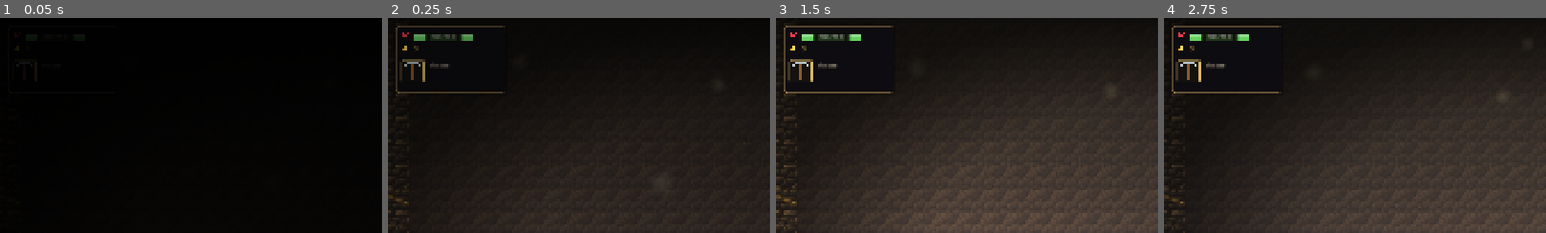
Above: before the commit, frames 1-4 (left to right).
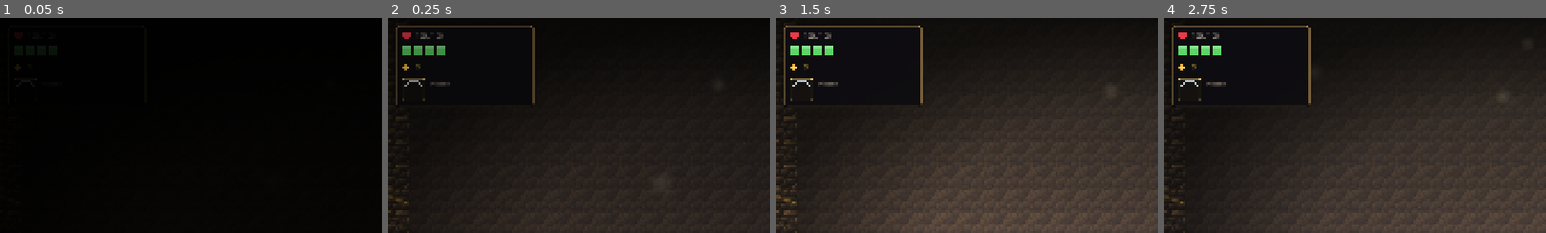
Above: after the commit, the same moments.

Repository: dlepi24/dungeon-delve
Game: Godot game, scene res://src/rooms/delve_run.tscn
Same seed, same stepped clock (60 frames per second), same inputs: the game is played once before the commit and once after it. This scene is started directly instead of the project's main scene.
Inputs (mouse positions are % of the whole screen's width and height, from its top left):
- Up to frame 1 (0.05 s): no input
- Up to frame 2 (0.25 s): no input
- Up to frame 3 (1.5 s): tap Enter (ui_accept) at 0.5 s; move the mouse to (72, 45) at 0.52 s; hold D (move_right) 0.53-1.25 s; click (72, 45) at 0.6 s; tap Space (jump) at 0.77 s; drag from (30, 55) to (37, 79) at 1.27 s
- Up to frame 4 (2.75 s): move the mouse to (60, 28) at 2.02 s; hold D (move_right) from 2.03 s (still down); tap 2 (consumable_2) at 2.1 s
The pictures show only the part of the screen within x 0-50%, y 0-50%; the shares and areas given below are measured in that part.

The runs differ from the first frame. In frame 2, 2.0% of the frame differs, in the area x 2-39%, y 3-41%; in frame 3, 2.2%; in frame 4, 2.2%.

Commit message:
Chunky segmented health bar (beat-em-up style)
Dustin: the bar needed to be much bigger, glance-readable, and grow with max
health like Streets of Rage / TMNT. health_bar.gd v5 draws the player bar as
a row of big cells — one per 25 HP — so a max-health boon adds whole cells and
the bar visibly grows; filled cells colour-shift green->red with total health,
a hit leaves a drain sliver, low health pulses. Enemy overhead bars keep the
thin continuous draw (segment_hp 0). HUD reflowed: heart + number on top, the
big bar on its own row, panel widened. Verified in-browser (4 green cells at
100/100). Cell size is exported for further tuning.

Co-Authored-By: Claude Fable 5 <noreply@anthropic.com>

Diff:
--- a/src/ui/health_bar.gd
+++ b/src/ui/health_bar.gd
@@ -1,45 +1,49 @@
 class_name HealthBar
 extends Node2D
-## v4: segmented, colour-shifting health gauge. Player HUD and enemy overhead
-## bars share it.
+## v5: a chunky SEGMENTED gauge for the player (beat-em-up style — Streets of
+## Rage / TMNT), and the thin continuous bar for enemy overhead health.
 ##
-## Three readability layers, cheapest first:
-##  - COLOUR is the glance read: the fill lerps green -> yellow -> orange ->
-##    red as health falls, so "am I in trouble" needs zero arithmetic.
-##  - SEGMENTS are the count read: one notch per segment_hp makes "two chunks
-##    left" legible mid-fight. Enemy bars keep segment_hp = 0 and stay clean.
-##  - The DRAIN is the event read: a dark-red bar chases the fill at
-##    drain_speed, so the size of the last hit is visible as a sliver.
+## PLAYER MODE (segment_hp > 0): the bar is a ROW OF BIG CELLS, one per
+## segment_hp. A max-health boon adds whole cells, so the bar visibly GROWS —
+## "I have more health now" reads at a glance without a number. Filled cells
+## take the health colour (green -> yellow -> orange -> red with total health);
+## a hit leaves a dim drain sliver in the cell it emptied; below low_pulse_below
+## the fill pulses. Drawn left-aligned so it grows to the right.
 ##
-## v4 draws everything itself in _draw() — the ColorRect children the old
-## .tscn carries are freed on ready, so the scene file needs no edit.
+## ENEMY MODE (segment_hp == 0): the old thin, centred bar. Unchanged.
+##
+## v5 draws everything in _draw(); the ColorRect children the old .tscn carries
+## are freed on ready, so the scene file needs no edit.
 
 @export var bar_size: Vector2 = Vector2(46, 6)
 @export var drain_colour: Color = Color(0.66, 0.13, 0.10)
 @export var background_colour: Color = Color(0.06, 0.05, 0.04, 0.9)
 @export var border_colour: Color = Color(0.09, 0.07, 0.05, 0.95)
 @export var border_width: float = 2.0
-## The one-pixel light lip along the top of the fill.
+## The light lip along the top of the fill — reads the cell as a lit surface.
 @export var highlight_colour: Color = Color(1, 1, 1, 0.28)
 ## How fast the drain bar catches up, in ratio per second.
 @export var drain_speed: float = 0.9
 @export var hide_when_full: bool = true
-## HP per segment notch. 0 = no notches (the tiny enemy bars). The player HUD
-## sets 25.0, so a max-health boon visibly adds notches.
+## HP per cell. 0 = the thin enemy bar (no cells). The player HUD sets 25.
 @export var segment_hp: float = 0.0
-## Owner keeps this current when segment_hp > 0 (hud.gd, every frame).
+## Owner keeps this current when segment_hp > 0 (hud.gd, every frame) so a
+## max-health boon adds cells live.
 @export var max_health: float = 100.0
 ## Below this ratio the fill pulses. 0 disables (enemy bars).
 @export var low_pulse_below: float = 0.0
+## One chunky cell, player mode. Big on purpose — glance readability.
+@export var cell_size: Vector2 = Vector2(24, 26)
+@export var cell_gap: float = 4.0
 
-## Colour stops, (ratio, colour), low to high. Piecewise-lerped; the greens
-## hold a plateau at the top so full-ish health doesn't read as "damaged".
+## Colour stops, (ratio, colour), low to high. The greens hold a plateau at the
+## top so full-ish health doesn't read as "damaged".
 const STOPS: Array = [
-	[0.00, Color(0.80, 0.16, 0.12)],
-	[0.30, Color(0.90, 0.45, 0.12)],
-	[0.55, Color(0.93, 0.79, 0.22)],
-	[0.80, Color(0.55, 0.80, 0.30)],
-	[1.00, Color(0.40, 0.82, 0.38)],
+	[0.00, Color(0.82, 0.17, 0.13)],
+	[0.30, Color(0.92, 0.46, 0.13)],
+	[0.55, Color(0.95, 0.80, 0.24)],
+	[0.80, Color(0.50, 0.82, 0.32)],
+	[1.00, Color(0.36, 0.84, 0.40)],
 ]
 
 var _ratio: float = 1.0
@@ -48,7 +52,6 @@
 
 
 func _ready() -> void:
-	# The old scene's Background/Drain/Fill ColorRects are obsolete.
 	for child: Node in get_children():
 		child.queue_free()
 	_apply_visibility()
@@ -57,9 +60,7 @@
 
 func set_ratio(value: float) -> void:
 	_ratio = clampf(value, 0.0, 1.0)
-	# Healing snaps both, or the drain would sit below the fill and read as
-	# damage.
-	if _ratio > _drain:
+	if _ratio > _drain:  # healing snaps both, or the drain reads as damage
 		_drain = _ratio
 	_apply_visibility()
 	queue_redraw()
@@ -89,7 +90,50 @@
 	return STOPS[-1][1]
 
 
+## Total drawn width of the player bar (cells + gaps), so the HUD can lay out
+## whatever sits to the right of it.
+func segmented_width() -> float:
+	var count: int = maxi(1, roundi(max_health / maxf(1.0, segment_hp)))
+	return float(count) * cell_size.x + float(count - 1) * cell_gap
+
+
 func _draw() -> void:
+	if segment_hp > 0.0:
+		_draw_segmented()
+	else:
+		_draw_continuous()
+
+
+## The beat-em-up bar: N big cells growing right from the origin. Each cell is
+## framed, empty-dark, then filled from the left by that cell's share of health.
+func _draw_segmented() -> void:
+	var count: int = maxi(1, roundi(max_health / maxf(1.0, segment_hp)))
+	var cw: float = cell_size.x
+	var ch: float = cell_size.y
+	var fill: Color = health_colour(_ratio)
+	if low_pulse_below > 0.0 and _ratio <= low_pulse_below:
+		fill = fill.lightened(0.16 + 0.16 * sin(_pulse_t))
+	for i: int in count:
+		var x: float = float(i) * (cw + cell_gap)
+		# Frame, then recessed empty cell.
+		if border_width > 0.0:
+			draw_rect(Rect2(x - border_width, -border_width,
+					cw + border_width * 2.0, ch + border_width * 2.0), border_colour)
+		draw_rect(Rect2(x, 0.0, cw, ch), background_colour)
+		# This cell's slice of the 0..1 range.
+		var lo: float = float(i) / float(count)
+		var span: float = 1.0 / float(count)
+		var drain_frac: float = clampf((_drain - lo) / span, 0.0, 1.0)
+		if drain_frac > 0.0:
+			draw_rect(Rect2(x, 0.0, cw * drain_frac, ch), drain_colour)
+		var fill_frac: float = clampf((_ratio - lo) / span, 0.0, 1.0)
+		if fill_frac > 0.0:
+			draw_rect(Rect2(x, 0.0, cw * fill_frac, ch), fill)
+			draw_rect(Rect2(x, 0.0, cw * fill_frac, maxf(2.0, ch * 0.26)), highlight_colour)
+
+
+## The thin enemy bar: one continuous fill, centred on the origin.
+func _draw_continuous() -> void:
 	var origin: Vector2 = Vector2(-bar_size.x * 0.5, 0.0)
 	if border_width > 0.0:
 		draw_rect(Rect2(origin - Vector2(border_width, border_width),
@@ -98,18 +142,6 @@
 	if _drain > 0.0:
 		draw_rect(Rect2(origin, Vector2(bar_size.x * _drain, bar_size.y)), drain_colour)
 	if _ratio > 0.0:
-		var fill: Color = health_colour(_ratio)
-		if low_pulse_below > 0.0 and _ratio <= low_pulse_below:
-			fill = fill.lightened(0.18 + 0.18 * sin(_pulse_t))
-		draw_rect(Rect2(origin, Vector2(bar_size.x * _ratio, bar_size.y)), fill)
+		draw_rect(Rect2(origin, Vector2(bar_size.x * _ratio, bar_size.y)), health_colour(_ratio))
 		draw_rect(Rect2(origin, Vector2(bar_size.x * _ratio, maxf(1.0, bar_size.y * 0.22))),
 				highlight_colour)
-	# Notches LAST, over fill and background alike, so the total capacity is
-	# always countable — including the empty chunks you could heal back.
-	if segment_hp > 0.0 and max_health > segment_hp:
-		var notch_w: float = maxf(1.0, roundf(bar_size.y / 8.0))
-		var count: int = int(ceilf(max_health / segment_hp))
-		for i: int in range(1, count):
-			var fx: float = bar_size.x * clampf(float(i) * segment_hp / max_health, 0.0, 1.0)
-			draw_rect(Rect2(origin + Vector2(fx - notch_w * 0.5, 0.0),
-					Vector2(notch_w, bar_size.y)), Color(border_colour, 0.8))
--- a/src/ui/hud.gd
+++ b/src/ui/hud.gd
@@ -53,10 +53,9 @@
 	if player == null:
 		return
 	_bar.hide_when_full = false
-	# Shorter and squarer than before; the number rides on top of it now.
-	_bar.bar_size = Vector2(152, 15)
-	# A notch per 25 HP (a max-health boon visibly adds chunks) and a low-health
-	# pulse under 25%. Enemy bars leave both off, so they stay clean.
+	# The chunky beat-em-up bar: one big cell per 25 HP (a max-health boon adds
+	# whole cells and the bar grows), plus a low-health pulse under 25%. Cell
+	# size lives on the bar; enemy bars leave segment_hp at 0 and stay thin.
 	_bar.segment_hp = 25.0
 	_bar.low_pulse_below = 0.25
 	_bar.set_ratio(1.0)
--- a/src/ui/hud.tscn
+++ b/src/ui/hud.tscn
@@ -75,72 +75,62 @@
 [node name="Backdrop" type="Panel" parent="."]
 offset_left = 24.0
 offset_top = 24.0
+offset_right = 372.0
+offset_bottom = 226.0
+theme_override_styles/panel = SubResource("StyleBoxFlat_back")
+
+; Row 1: heart + the number, above the chunky bar (SoR/TMNT style — the bar is
+; the glance read, the number is the detail).
+[node name="HeartIcon" type="TextureRect" parent="."]
+offset_left = 40.0
+offset_top = 38.0
+offset_right = 66.0
+offset_bottom = 64.0
+texture = ExtResource("3_heart")
+expand_mode = 1
+stretch_mode = 5
+texture_filter = 1
+
+[node name="HealthLabel" type="Label" parent="."]
+offset_left = 76.0
+offset_top = 38.0
 offset_right = 300.0
-offset_bottom = 194.0
-theme_override_styles/panel = SubResource("StyleBoxFlat_back")
-
-[node name="HeartIcon" type="TextureRect" parent="."]
-offset_left = 38.0
-offset_top = 38.0
-offset_right = 60.0
-offset_bottom = 60.0
-texture = ExtResource("3_heart")
-expand_mode = 1
-stretch_mode = 5
-texture_filter = 1
-
-; HealthBar is a Node2D centred on its position; bar_size is set in hud.gd.
+offset_bottom = 64.0
+theme_override_colors/font_color = Color(0.92, 0.88, 0.8, 1)
+theme_override_font_sizes/font_size = 18
+text = "100 / 100"
+vertical_alignment = 1
+
+; Row 2: the big segmented health bar. A Node2D drawing cells left-to-right
+; from this position; one cell per 25 HP, grows as max health rises.
 [node name="Bar" parent="." instance=ExtResource("2_bar")]
-position = Vector2(144, 47)
-
-; The number rides ON the bar: a dark plate for legibility, then the label,
-; both centred on the bar (144, width 152).
-[node name="HealthPlate" type="Panel" parent="."]
-offset_left = 96.0
-offset_top = 42.0
-offset_right = 192.0
-offset_bottom = 64.0
-theme_override_styles/panel = SubResource("StyleBoxFlat_hpplate")
-
-[node name="HealthLabel" type="Label" parent="."]
-offset_left = 96.0
-offset_top = 43.0
-offset_right = 192.0
-offset_bottom = 64.0
-theme_override_colors/font_color = Color(0.96, 0.937, 0.886, 1)
-theme_override_colors/font_shadow_color = Color(0, 0, 0, 0.7)
-theme_override_constants/shadow_offset_x = 1
-theme_override_constants/shadow_offset_y = 1
-theme_override_font_sizes/font_size = 15
-text = "100 / 100"
-horizontal_alignment = 1
-vertical_alignment = 1
+position = Vector2(42, 74)
 
 [node name="OreIcon" type="TextureRect" parent="."]
-offset_left = 38.0
-offset_top = 72.0
-offset_right = 60.0
-offset_bottom = 94.0
+offset_left = 40.0
+offset_top = 118.0
+offset_right = 64.0
+offset_bottom = 142.0
 texture = ExtResource("4_ore")
 expand_mode = 1
 stretch_mode = 5
 texture_filter = 1
 
 [node name="OreCount" type="Label" parent="."]
-offset_left = 68.0
-offset_top = 70.0
-offset_right = 200.0
-offset_bottom = 96.0
+offset_left = 74.0
+offset_top = 116.0
+offset_right = 220.0
+offset_bottom = 142.0
 theme_override_font_sizes/font_size = 18
 theme_override_colors/font_color = Color(1.0, 0.85, 0.35, 1)
 text = "0"
 vertical_alignment = 1
 
 [node name="WeaponSlots" type="Control" parent="."]
-offset_left = 38.0
-offset_top = 104.0
-offset_right = 198.0
-offset_bottom = 178.0
+offset_left = 40.0
+offset_top = 150.0
+offset_right = 200.0
+offset_bottom = 224.0
 
 ; The stowed weapon: smaller, dimmer, tucked behind the active square's
 ; shoulder. Swapping visually trades the two.
@@ -187,10 +177,10 @@
 
 ; Beside the weapon square — the weapon in hand, named.
 [node name="WeaponName" type="Label" parent="."]
-offset_left = 110.0
-offset_top = 112.0
-offset_right = 292.0
-offset_bottom = 138.0
+offset_left = 112.0
+offset_top = 158.0
+offset_right = 300.0
+offset_bottom = 184.0
 theme_override_font_sizes/font_size = 15
 theme_override_colors/font_color = Color(0.88, 0.82, 0.7, 1)
 text = "Pickaxe"
@@ -198,9 +188,9 @@
 
 [node name="BuffRows" type="VBoxContainer" parent="."]
 offset_left = 40.0
-offset_top = 210.0
+offset_top = 240.0
 offset_right = 220.0
-offset_bottom = 418.0
+offset_bottom = 448.0
 theme_override_constants/separation = 8
 
 ; Reserved for debuffs — empty until a DebuffData exists. See hud.gd.
